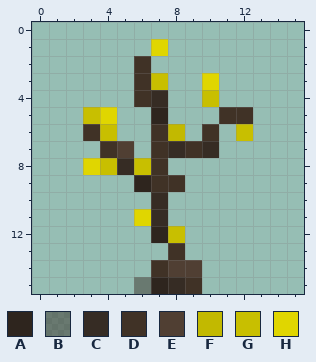
Pixel-art sprite -- textures/mineral_agriculture_mese_sapling.png. Above is the file before it was changed.
The file is 16x16 pixels. Pixels under 10% opacity are left out. Colours within 5 levels of each other are drawn and written as one.
Palette (. is transparent): A #2e251e  B #362b2377  C #362c24  D #403226  E #503f33  F #c2b900  G #c8bf00  H #e0d600
Pixels before, first column x 3:
 1 ....H.....
 2 ...D......
 3 ...DG..H..
 4 ...DC..G..
 5 GH..A...DD
 6 DG..DF.D.G
 7 .DE.DCDC..
 8 HGCGD.....
 9 ...ADD....
10 ....C.....
11 ...HC.....
12 ....AG....
13 .....D....
14 ....DEE...
15 ...BACD...
The result:
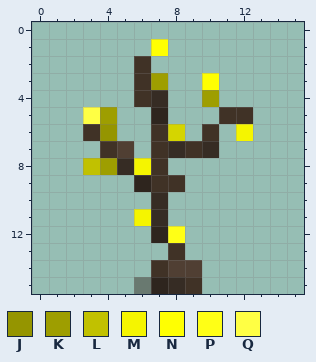
Colours new in this view: J #959500  K #9e9e00  L #c1c100  M #f5f500  N #ffff02  P #ffff16  Q #ffff44
The commit says: Make better sapling textures
The edit:
{"colour":"F","old":"#c2b900","new":"#d5d500"}
{"y":1,"x":7,"old":"H","new":"N"}
{"y":3,"x":7,"old":"G","new":"K"}
{"y":3,"x":10,"old":"H","new":"N"}
{"y":4,"x":10,"old":"G","new":"K"}
{"y":5,"x":3,"old":"GH","new":"QK"}
{"y":6,"x":4,"old":"G","new":"J"}
{"y":6,"x":12,"old":"G","new":"M"}
{"y":8,"x":3,"old":"HG","new":"LK"}
{"y":8,"x":6,"old":"G","new":"M"}
{"y":11,"x":6,"old":"H","new":"M"}
{"y":12,"x":8,"old":"G","new":"P"}
